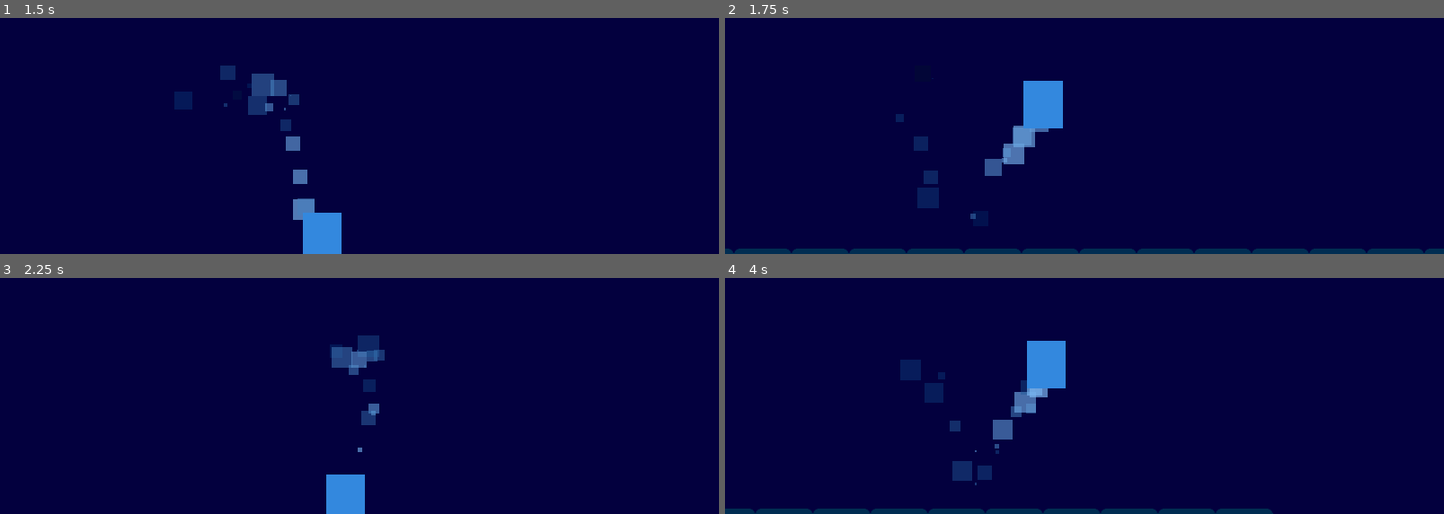
Above: before the commit, frames 1-4 (two rows, left to right).
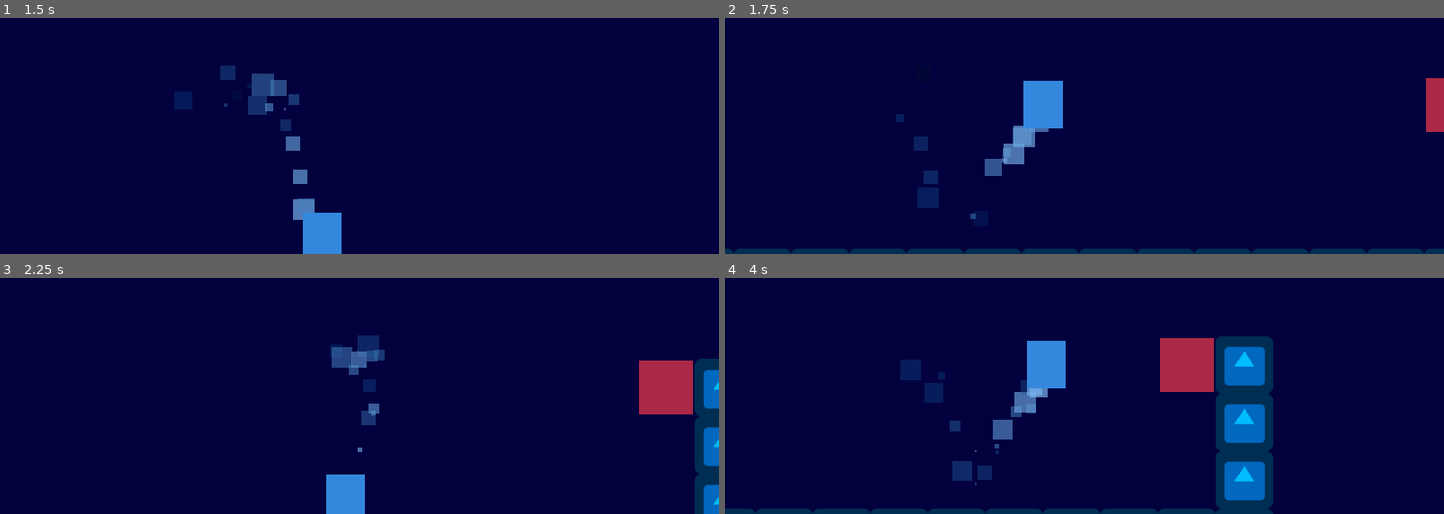
Above: after the commit, the same moments.

Repository: Iaaz-45/AA
Game: Godot game, scene res://scenes/world.tscn
Two runs of this game, one before a commit and one after it. Both use one fixed random seed, a clock stepped at 60 frames per second and the inputs below. The engine's default icon, where the game draws it, is replaced by a stand-in: a white triangle on a blue panel in a dark square.
Inputs:
- Up to frame 1 (1.5 s): hold D (move_right) from 0.53 s (still down); tap S (fast_fall) at 0.6, 1.35 s; tap Space (jump) at 0.77 s
- Up to frame 2 (1.75 s): keep holding D (move_right); tap Space (jump) at 1.52 s
- Up to frame 3 (2.25 s): release D (move_right) at 2.03 s; hold A (move_left) from 2.03 s (still down); tap S (fast_fall) at 2.1 s
- Up to frame 4 (4 s): release A (move_left) at 2.78 s; hold D (move_right) from 2.78 s (still down); tap S (fast_fall) at 2.85, 3.6 s; tap Space (jump) at 3.02, 3.77 s

Frame 1 is identical in both runs. In frame 2, 0.6% of the frame differs, in the area x 97-100%, y 25-49%; in frame 3, 3.9%; in frame 4, 7.5%, in the area x 60-77%, y 24-98%.

Commit message:
setting up for level design

Diff:
--- a/Aerial Ascent/bullet.gd
+++ b/Aerial Ascent/bullet.gd
@@ -1,8 +1,11 @@
 extends CharacterBody2D
 
-func _physics_process(delta):
+func _physics_process(_delta):
 	move_and_slide()
 
 func _on_area_2d_body_entered(body):
 	if body.name == "player":
 		get_tree().quit()
+
+	if velocity == Vector2.ZERO:
+		queue_free()
--- a/Aerial Ascent/player.gd
+++ b/Aerial Ascent/player.gd
@@ -22,6 +22,9 @@
 	particle_emit()
 
 	move_and_slide()
+
+	if Input.is_action_just_pressed("ui_cancel"):
+		get_tree().quit()
 
 func movement(delta, dir):
 	if dir != 0:
--- a/Aerial Ascent/scenes/bullet.tscn
+++ b/Aerial Ascent/scenes/bullet.tscn
@@ -1,7 +1,10 @@
-[gd_scene load_steps=4 format=3 uid="uid://cbcexsuuios4s"]
+[gd_scene load_steps=5 format=3 uid="uid://cbcexsuuios4s"]
 
 [ext_resource type="Script" path="res://bullet.gd" id="1_5yano"]
 [ext_resource type="Texture2D" uid="uid://ewg0eedriwu4" path="res://sprites/icon_enemy.png" id="2_actbd"]
+
+[sub_resource type="RectangleShape2D" id="RectangleShape2D_h4m7v"]
+size = Vector2(10, 10)
 
 [sub_resource type="CircleShape2D" id="CircleShape2D_hh4e2"]
 
@@ -10,7 +13,7 @@
 
 [node name="CollisionShape2D" type="CollisionShape2D" parent="."]
 scale = Vector2(0.8, 0.8)
-shape = SubResource("CircleShape2D_hh4e2")
+shape = SubResource("RectangleShape2D_h4m7v")
 
 [node name="Sprite2D" type="Sprite2D" parent="."]
 scale = Vector2(0.2, 0.2)
--- a/Aerial Ascent/scenes/world.tscn
+++ b/Aerial Ascent/scenes/world.tscn
@@ -1,7 +1,8 @@
-[gd_scene load_steps=5 format=3 uid="uid://bskltq0q82s4o"]
+[gd_scene load_steps=6 format=3 uid="uid://bskltq0q82s4o"]
 
 [ext_resource type="Texture2D" uid="uid://brog4rorgh0dl" path="res://sprites/icon.png" id="1_ybkra"]
 [ext_resource type="PackedScene" uid="uid://eomy1mrhwxdk" path="res://scenes/player.tscn" id="2_0ps63"]
+[ext_resource type="PackedScene" uid="uid://ueuf0yylpd67" path="res://scenes/wall_enemy.tscn" id="3_ikdda"]
 
 [sub_resource type="TileSetAtlasSource" id="TileSetAtlasSource_ecgia"]
 texture = ExtResource("1_ybkra")
@@ -84,6 +85,10 @@
 [node name="TileMap" type="TileMap" parent="."]
 tile_set = SubResource("1")
 format = 2
-layer_0/tile_data = PackedInt32Array(65520, 0, 0, 65521, 0,  …(293 unchanged characters)… , 12, 0, 0, 13, 0, 0, 14, 0, 0, 15, 0, 0)
+layer_0/tile_data = PackedInt32Array(65520, 0, 0, 65521, 0,  …(293 unchanged characters)… , 12, 0, 0, 13, 0, 0, 14, 0, 0, 15, 0, 0, -196593, 0, 0, -131057, 0, 0, -65521, 0, 0, -131088, 0, 0, -65552, 0, 0, -16, 0, 0)
 
 [node name="player" parent="." instance=ExtResource("2_0ps63")]
+
+[node name="Wall_enemy" parent="." instance=ExtResource("3_ikdda")]
+position = Vector2(928, -160)
+rotate = 180
--- a/Aerial Ascent/wall_enemy.gd
+++ b/Aerial Ascent/wall_enemy.gd
@@ -21,5 +21,3 @@
 		bullet.velocity.y = speed
 	elif rotation_d == 180:
 		bullet.velocity.x = -speed
-
-	print(global_rotation_degrees)
